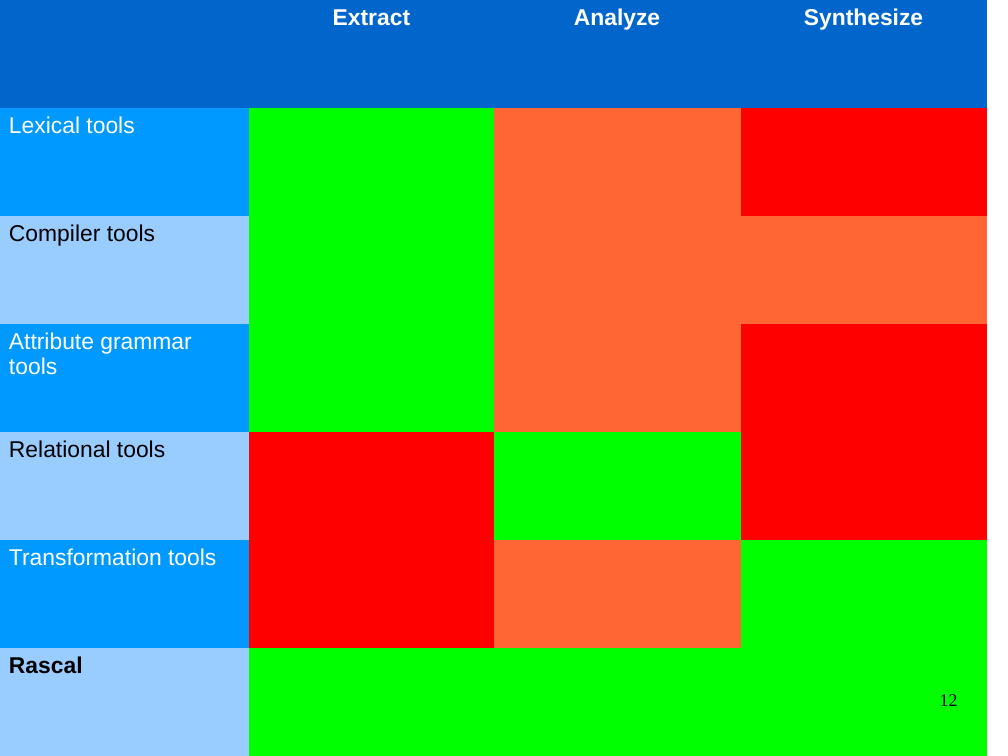
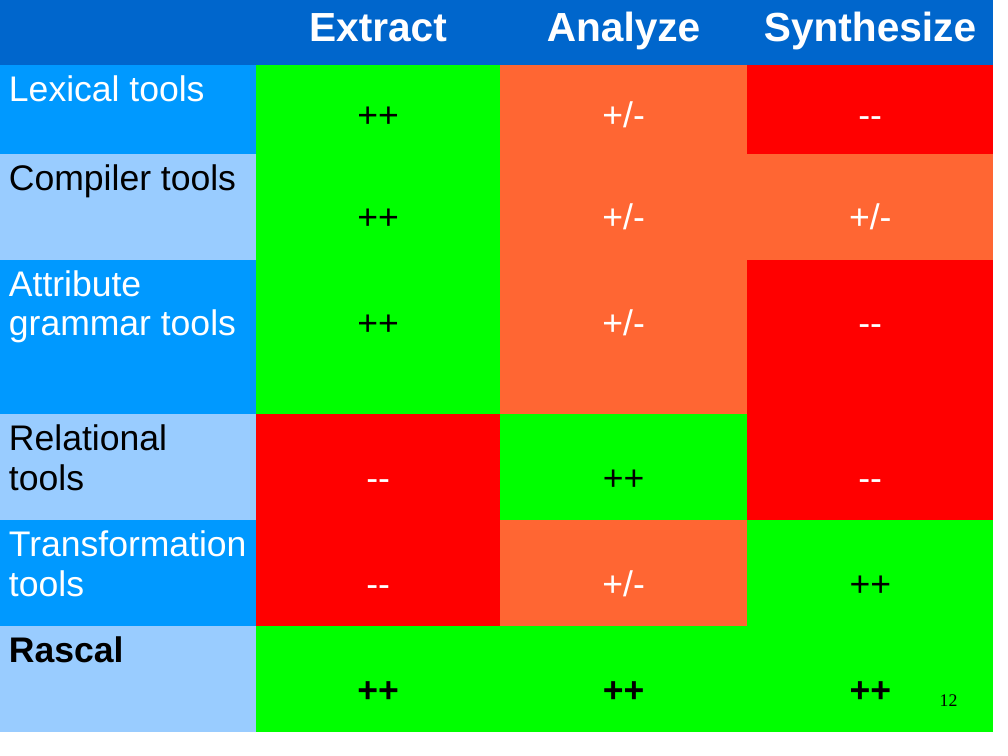
Before and after one commit to cwi-swat/meta-environment, a slide deck: slide 12 of meta-doc/analysis/rascal-slides/rascal-slides.odp. Drawn at 1008x756 pixels with LibreOffice and Linux fonts; fonts in the diff are those of the drawing; background and template pictures are left out. Boxes give left, top, right and bottom in pixels: in the first picture for what was removed or moved away, otherwise in the second. Text is boxed around its words. In the diff, an @@ line names an element or a change of style, - is before the commit and + after.

```diff
--- a/meta-doc/analysis/rascal-slides/rascal-slides.odp
+++ b/meta-doc/analysis/rascal-slides/rascal-slides.odp
@@ table at (x1=0, y1=0, x2=993, y2=756) @@
-row 2: Lexical tools |  |  | 
+row 2: Lexical tools | ++ | +/- | --
-row 3: Compiler tools |  |  | 
+row 3: Compiler tools | ++ | +/- | +/-
-row 4: Attribute grammar tools |  |  | 
+row 4: Attribute grammar tools | ++ | +/- | --
-row 5: Relational tools |  |  | 
+row 5: Relational tools | -- | ++ | --
-row 6: Transformation tools |  |  | 
+row 6: Transformation tools | -- | +/- | ++
-row 7: Rascal |  |  | 
+row 7: Rascal | ++ | ++ | ++
@@ size 18 to 32 pt in "Extract", "Analyze", "Synthesize" @@
@@ size 18 to 28 pt in "Lexical tools", "Compiler tools", "Attribute grammar tools", "Relational tools" and 2 more places @@
@@ table resized from (x1=0, y1=0, x2=987, y2=756) to (x1=0, y1=0, x2=993, y2=756) @@
```
Also in this commit, not shown: 24 other slides changed, 2 slides added, 2 slides removed.
